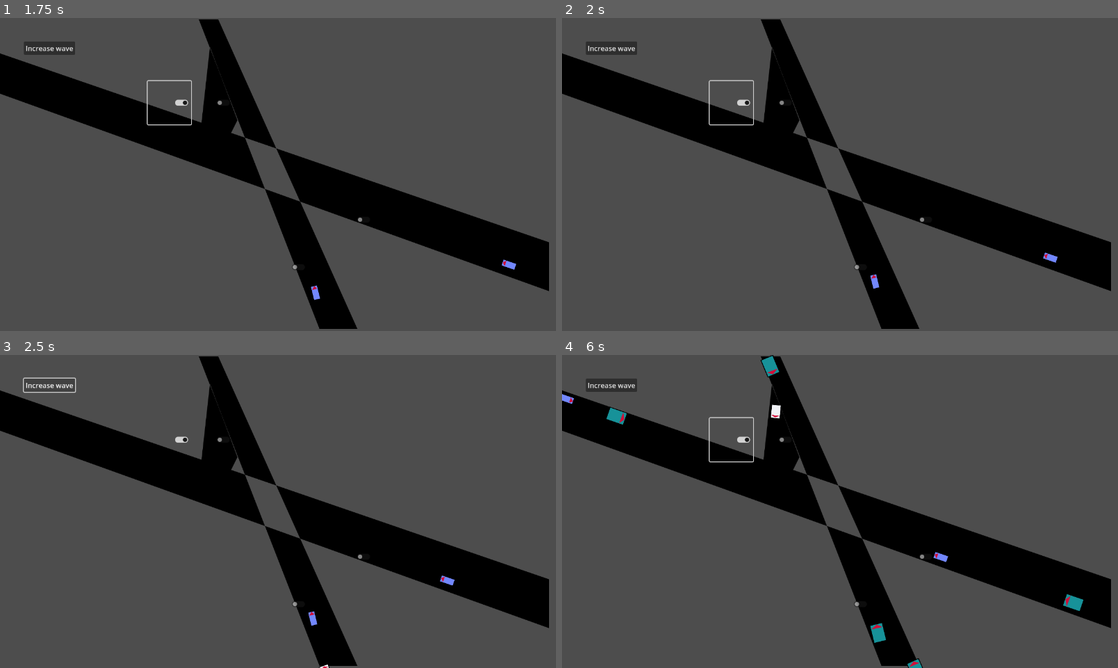
Above: before the commit, frames 1-4 (two rows, left to right).
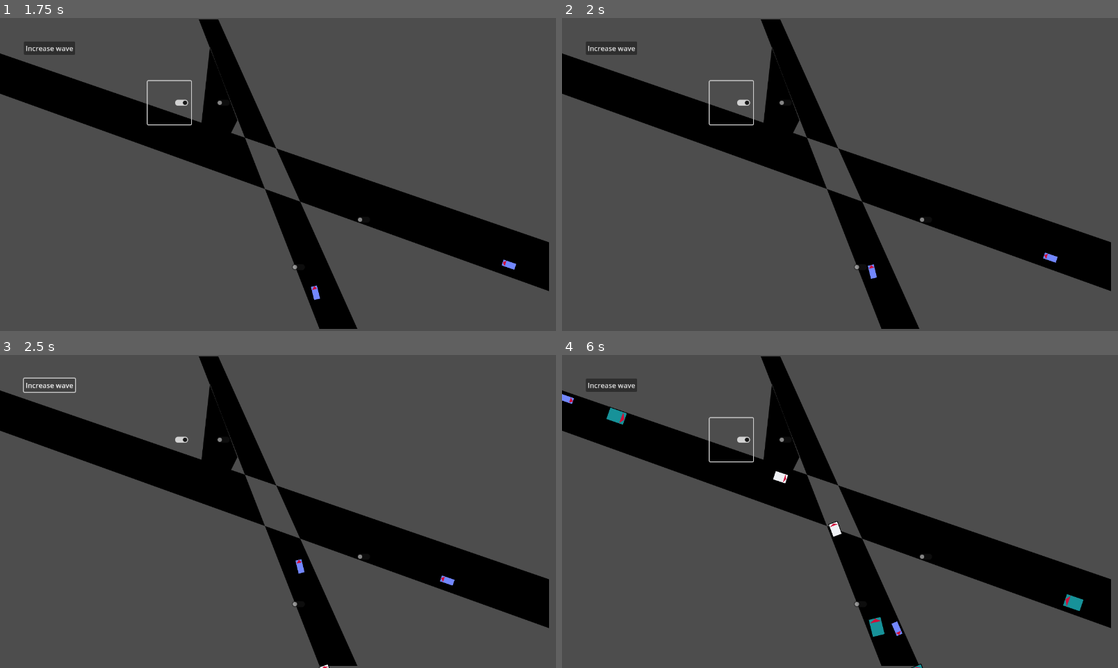
Above: after the commit, the same moments.

Repository: WinnerWind/omov-game
Game: Godot game, scene res://scenes/main.tscn
Same seed, same stepped clock (60 frames per second), same inputs: the game is played once before the commit and once after it.
Inputs (mouse positions are in pixels of both pictures, inside the frame that each line leads up to):
- Up to frame 1 (1.75 s): click "Increase wave" at 0.5 s; click (166, 102) at 1.27 s
- Up to frame 2 (2 s): no input
- Up to frame 3 (2.5 s): click "Increase wave" at 2 s
- Up to frame 4 (6 s): click (728, 439) at 2.77 s; click "Increase wave" at 3.5 s; click (728, 439) at 4.27 s

Frame 1 is identical in both runs. In frame 2, less than 0.1% of the frame differs, in the area x 55-58%, y 78-87%; in frame 3, 0.1%; in frame 4, 0.6%, in the area x 35-70%, y 0-100%.

Commit message:
Stop area state parity

Diff:
--- a/scenes/prefabs/stop_area.tscn
+++ b/scenes/prefabs/stop_area.tscn
@@ -16,6 +16,7 @@
 
 [node name="CollisionShape2D" type="CollisionShape2D" parent="."]
 shape = SubResource("RectangleShape2D_480gi")
+disabled = true
 
 [node name="CheckButton" type="CheckButton" parent="."]
 anchors_preset = 15
@@ -23,8 +24,8 @@
 anchor_bottom = 1.0
 offset_left = -50.0
 offset_top = -50.0
-offset_right = 5.0
-offset_bottom = 26.0
+offset_right = 50.0
+offset_bottom = 50.0
 grow_horizontal = 2
 grow_vertical = 2
 
